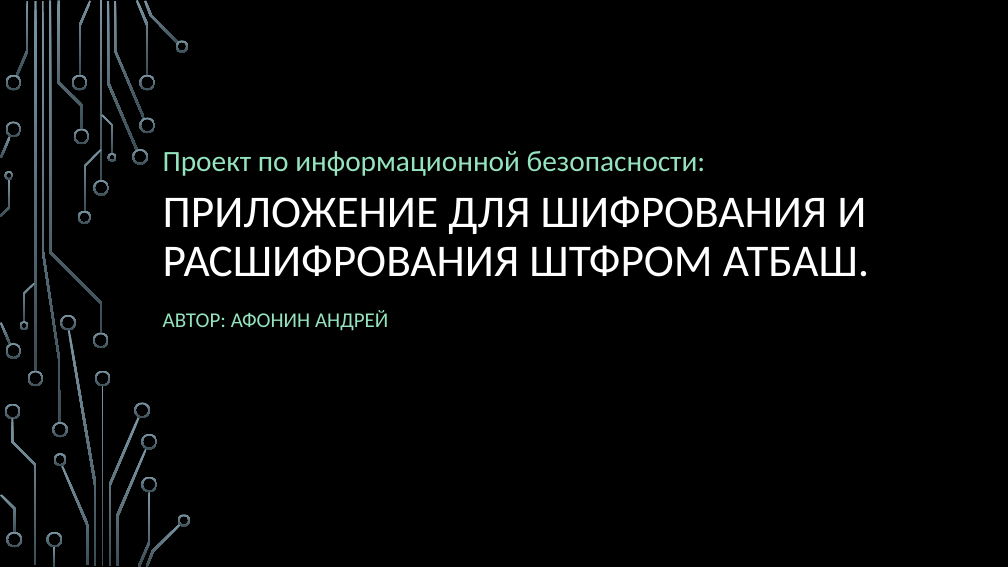
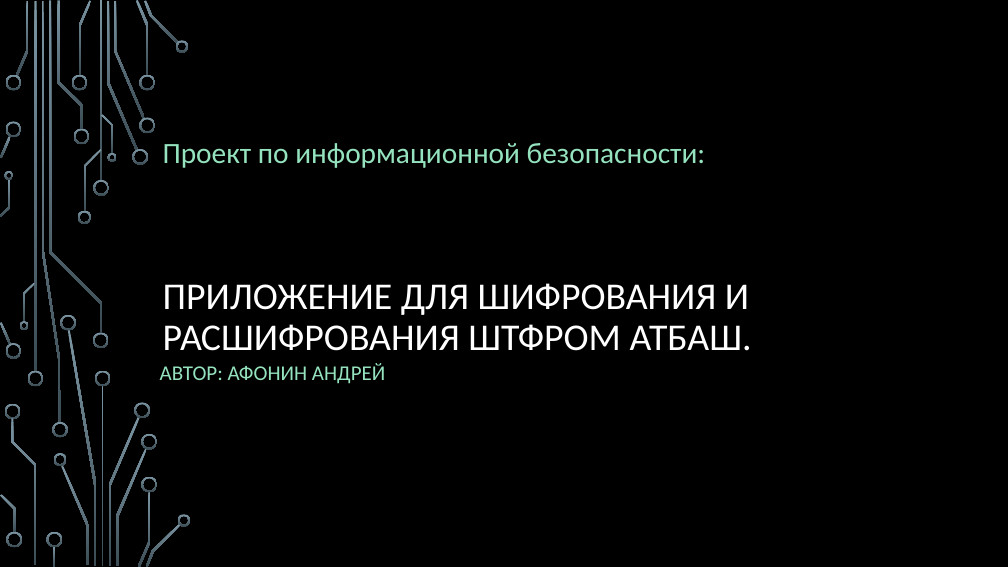
Before and after one commit to astrahanin/project-SOH, a slide deck: slide 1 of ПРИЛОЖЕНИЕ ДЛЯ ШИФРОВАНИЯ И РАСШИФРОВАНИЯ ШТФРОМ Атбаш.pptx. Drawn at 1008x567 pixels with LibreOffice and Linux fonts; fonts in the diff are those of the drawing; background and template pictures are left out. Boxes give left, top, right and bottom in pixels: in the first picture for what was removed or moved away, otherwise in the second. Text is boxed around its words. In the diff, an @@ line names an element or a change of style, - is before the commit and + after.

```diff
--- a/ПРИЛОЖЕНИЕ ДЛЯ ШИФРОВАНИЯ И РАСШИФРОВАНИЯ ШТФРОМ Атбаш.pptx
+++ b/ПРИЛОЖЕНИЕ ДЛЯ ШИФРОВАНИЯ И РАСШИФРОВАНИЯ ШТФРОМ Атбаш.pptx
@@ text "Проект по информационной безопасности:": place and size @@
-text "Проект по информационной безопасности:" at [163,151,706,176]
+text "Проект по информационной безопасности:" at [163,143,706,168]
@@ title "ПРИЛОЖЕНИЕ ДЛЯ ШИФРОВАНИЯ И РАСШИФРОВАНИЯ ...": place and size @@
-title "ПРИЛОЖЕНИЕ ДЛЯ ШИФРОВАНИЯ И РАСШИФРОВАНИЯ ..." at [163,196,869,277]
+title "ПРИЛОЖЕНИЕ ДЛЯ ШИФРОВАНИЯ И РАСШИФРОВАНИЯ ..." at [163,283,752,351]
@@ title "ПРИЛОЖЕНИЕ ДЛЯ ШИФРОВАНИЯ И РАСШИФРОВАНИЯ ..." at [163,283,752,351]: size 43.2 to 36 pt @@
@@ subtitle "АВТОР: АФОНИН АНДРЕЙ": place and size @@
-subtitle "АВТОР: АФОНИН АНДРЕЙ" at [163,310,388,331]
+subtitle "АВТОР: АФОНИН АНДРЕЙ" at [160,363,385,384]
```
Also in this commit, not shown: 4 other slides changed, 7 slides added.
